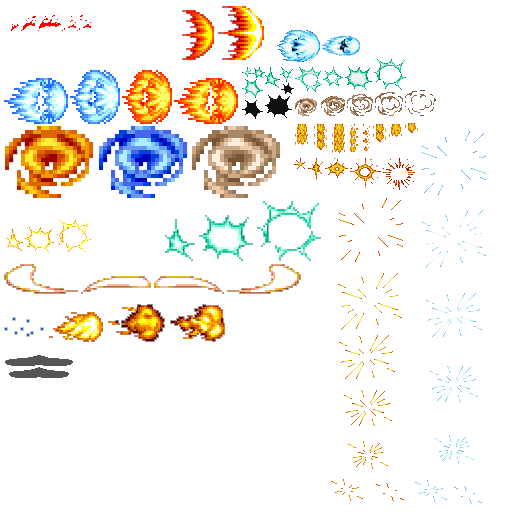
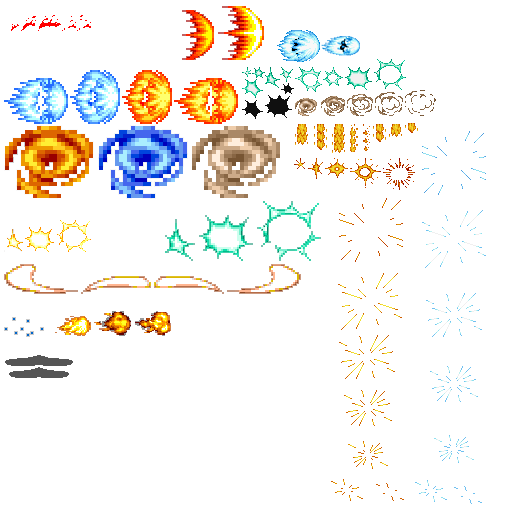
Before/after of a (512, 512) layered artwork. What changed in the layer stack:
added layer "Capa 21" above "Capa 20" over [55, 311, 171, 336]
painted on "Capa 1" over [49, 304, 225, 342]
